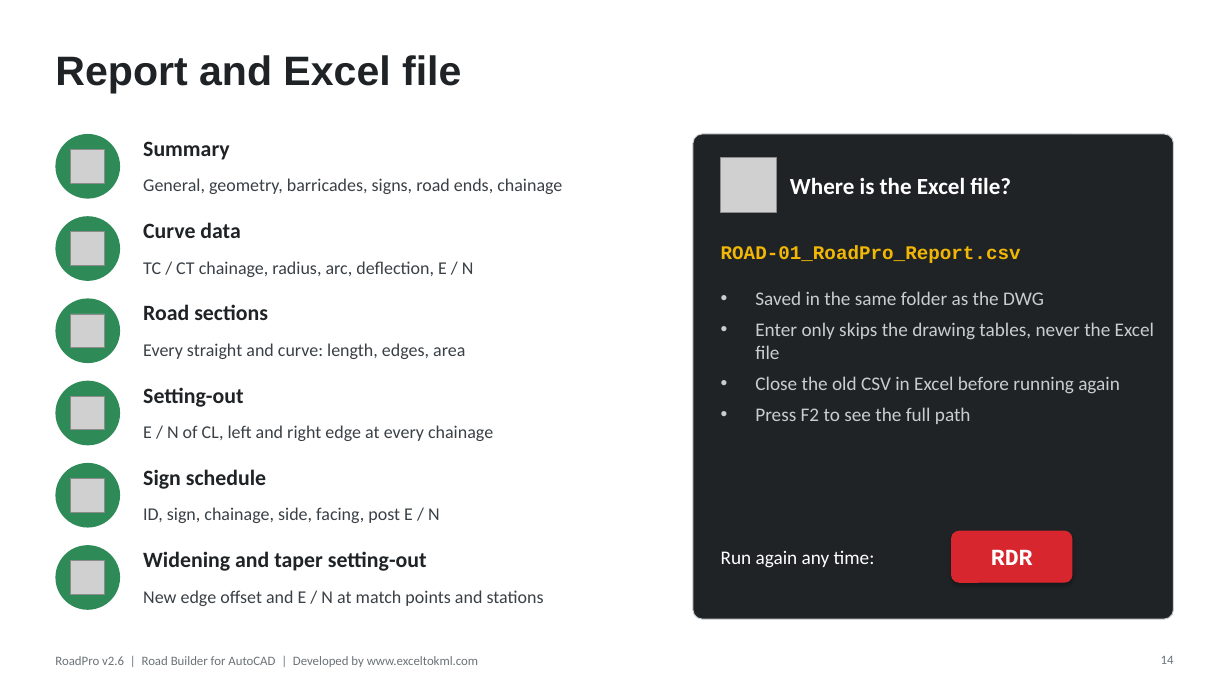
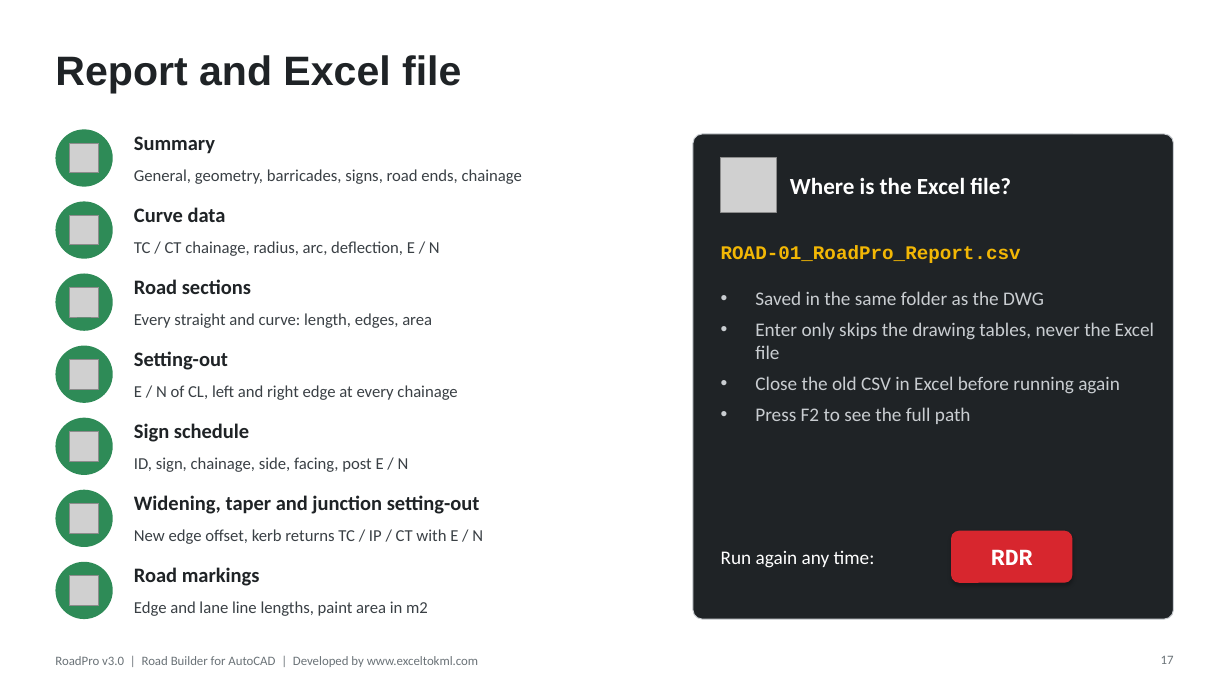
Before and after one commit to Asjad-Mehmood/KML-WEBSITE-, a slide deck: slide 17 of public/roadpro/RoadPro_User_Guide.pptx (slide 14 before the commit). Drawn at 1232x693 pixels with LibreOffice and Linux fonts; fonts in the diff are those of the drawing; grey boxes stand for pictures. Boxes give left, top, right and bottom in pixels: in the first picture for what was removed or moved away, otherwise in the second. Text is boxed around its words. In the diff, an @@ line names an element or a change of style, - is before the commit and + after.

```diff
--- a/public/roadpro/RoadPro_User_Guide.pptx
+++ b/public/roadpro/RoadPro_User_Guide.pptx
@@ ellipse: place and size @@
-ellipse at bbox=[55, 134, 120, 199]
+ellipse at bbox=[55, 129, 113, 187]
@@ picture: place and size @@
-picture at bbox=[71, 150, 104, 183]
+picture at bbox=[69, 143, 99, 173]
@@ text "Summary": place and size @@
-text "Summary" at bbox=[143, 141, 229, 160]
+text "Summary" at bbox=[134, 136, 215, 154]
@@ text "General, geometry, barricades, signs, road ...": place and size @@
-text "General, geometry, barricades, signs, road ..." at bbox=[143, 178, 562, 194]
+text "General, geometry, barricades, signs, road ..." at bbox=[134, 169, 522, 184]
@@ ellipse: place and size @@
-ellipse at bbox=[55, 216, 120, 281]
+ellipse at bbox=[55, 201, 113, 259]
@@ text "Curve data": place and size @@
-text "Curve data" at bbox=[143, 222, 240, 238]
+text "Curve data" at bbox=[134, 207, 226, 222]
@@ picture: place and size @@
-picture at bbox=[71, 232, 104, 265]
+picture at bbox=[69, 215, 99, 245]
@@ text "TC / CT chainage, radius, ...": place and size @@
-text "TC / CT chainage, radius, ..." at bbox=[143, 261, 474, 277]
+text "TC / CT chainage, radius, ..." at bbox=[134, 241, 440, 256]
@@ text "Road sections": place and size @@
-text "Road sections" at bbox=[143, 304, 268, 320]
+text "Road sections" at bbox=[134, 279, 251, 294]
@@ ellipse: place and size @@
-ellipse at bbox=[55, 299, 120, 363]
+ellipse at bbox=[55, 274, 113, 331]
@@ picture: place and size @@
-picture at bbox=[71, 314, 104, 348]
+picture at bbox=[69, 287, 99, 317]
@@ text "Every straight and curve: length, ...": place and size @@
-text "Every straight and curve: length, ..." at bbox=[143, 343, 465, 359]
+text "Every straight and curve: length, ..." at bbox=[134, 313, 432, 328]
@@ ellipse added at bbox=[55, 346, 113, 403], fill #2E8B57 @@
@@ text "Setting-out": place and size @@
-text "Setting-out" at bbox=[143, 387, 243, 407]
+text "Setting-out" at bbox=[134, 351, 228, 370]
@@ picture: place and size @@
-picture at bbox=[71, 396, 104, 430]
+picture at bbox=[69, 360, 99, 389]
@@ text "E / N of CL, ...": place and size @@
-text "E / N of CL, ..." at bbox=[143, 425, 493, 441]
+text "E / N of CL, ..." at bbox=[134, 385, 457, 400]
@@ ellipse: place and size @@
-ellipse at bbox=[55, 381, 120, 445]
+ellipse at bbox=[55, 418, 113, 475]
@@ size 17 to 16 pt in 5 elements at bbox=[134, 136, 215, 154], bbox=[134, 207, 226, 222], bbox=[134, 279, 251, 294], bbox=[134, 351, 228, 370], bbox=[134, 423, 249, 442] @@
@@ text "Sign schedule": place and size @@
-text "Sign schedule" at bbox=[143, 469, 266, 489]
+text "Sign schedule" at bbox=[134, 423, 249, 442]
@@ picture: place and size @@
-picture at bbox=[71, 479, 104, 512]
+picture at bbox=[69, 432, 99, 461]
@@ size 14 to 13 pt in 5 elements at bbox=[134, 169, 522, 184], bbox=[134, 241, 440, 256], bbox=[134, 313, 432, 328], bbox=[134, 385, 457, 400], bbox=[134, 457, 409, 472] @@
@@ text "ID, sign, chainage, side, facing, ...": place and size @@
-text "ID, sign, chainage, side, facing, ..." at bbox=[143, 507, 440, 523]
+text "ID, sign, chainage, side, facing, ..." at bbox=[134, 457, 409, 472]
@@ ellipse: place and size @@
-ellipse at bbox=[55, 463, 120, 528]
+ellipse at bbox=[55, 490, 113, 547]
@@ picture: place and size @@
-picture at bbox=[71, 561, 104, 594]
+picture at bbox=[69, 504, 99, 533]
@@ text at bbox=[134, 495, 480, 514]: text changed; size 17 to 16 pt @@
-Widening and taper setting-out
+Widening, taper and junction setting-out
@@ text at bbox=[134, 529, 483, 544]: text changed; size 14 to 13 pt @@
-New edge offset and E / N at match points and stations
+New edge offset, kerb returns TC / IP / CT with E / N
@@ ellipse: place and size @@
-ellipse at bbox=[55, 545, 120, 610]
+ellipse at bbox=[55, 562, 113, 619]
@@ text added at bbox=[134, 567, 260, 586], 16 pt, text #1F2326, bold @@
+Road markings
@@ picture added at bbox=[69, 576, 99, 605] @@
@@ text added at bbox=[134, 601, 428, 616], 13 pt, text #3A4045 @@
+Edge and lane line lengths, paint area in m2
@@ text at bbox=[55, 656, 478, 667]: text changed @@
-RoadPro v2.6 | Road Builder for AutoCAD | Developed by www.exceltokml.com
+RoadPro v3.0 | Road Builder for AutoCAD | Developed by www.exceltokml.com
@@ page number at bbox=[1161, 656, 1174, 664]: text changed @@
-14
+17
```
Also in this commit, not shown: 15 other slides changed, 3 slides added, 21 other files.
